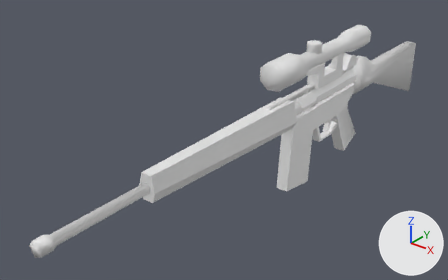
An edit to the Blender file v_skins/g3sg1/model.blend, drawn before and after from the same camera.
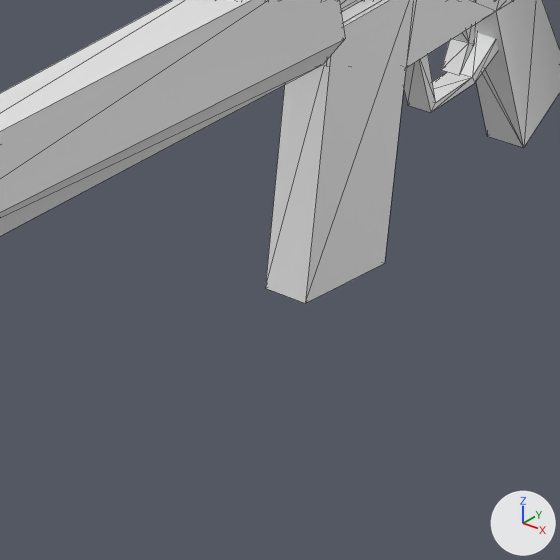
Each version appears first whole from a 50 mm lens placed at (18.57, -46.79, 18.33), pointed at (0.29, -23.95, 4.16), and next in a close-up on the part from 46% to 79% of the width and 40% to 92% of the height. The axes (+X, +Y, +Z) are drawn at lower right. The lights are the same throughout. The older version's two pictures come first. The close-ups show mesh edges as thin lines.

The first close-up shows 'f_g3sg1_template'.
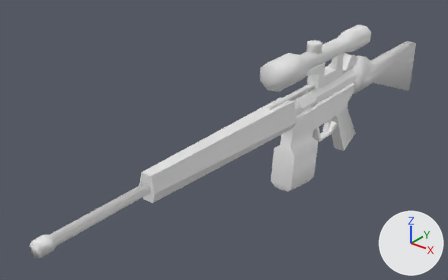
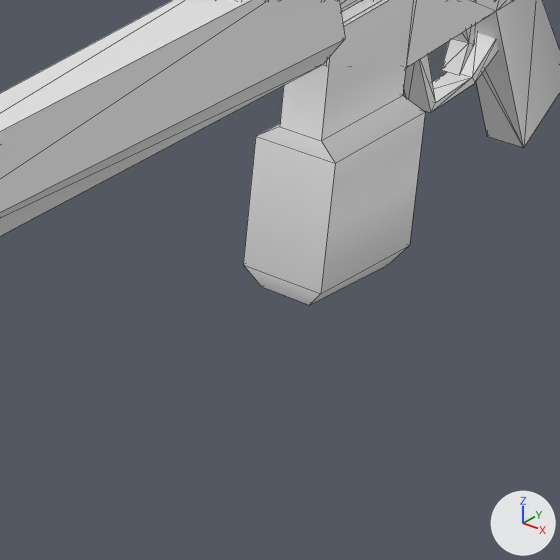
Diff of the bpy script that builds the scene:
```diff
--- a/v_skins/g3sg1/model.blend.py
+++ b/v_skins/g3sg1/model.blend.py
@@ me_f_g3sg1_template @@
 # used by ob_f_g3sg1_template; location = (0.0, 0.0, 0.0)
-me_f_g3sg1_template.from_pydata(...)  # 323 vertices, 545 faces, 1 loose edge; spans x 1.9..3.4, y -37.2..-6.1, z 0.9..8.8
+me_f_g3sg1_template.from_pydata(...)  # 335 vertices, 553 faces, 1 loose edge; spans x 1.9..3.4, y -37.2..-6.1, z 0.9..8.8
+# me_f_g3sg1_template part 1
+# 1 vertex is removed from x 2.4, y -22.0, z 1.2
+# 9 faces are deleted
+# 3 vertices move from x 2.4..3.1, y -22.0..-19.8, z 0.9..1.2 to x 2.3..3.1, y -22.0..-19.8, z 0.9..1.2
+# 13 vertices are added at x 2.1..3.4, y -22.1..-19.5, z 1.2..3.7
+# 17 new faces join them, mat_lowerbody_bmp (its picture is missing)
 me_f_g3sg1_template.materials.append(mat_body_bmp)
```

Location of each change, [x1, y1, x2, y2] in pixels of the close-ups (560 x 560 px):
'f_g3sg1_template', reshaped
    before: [0, 0, 560, 303]
    after: [0, 0, 560, 305]
part 1 of me_f_g3sg1_template, built on
    before: [265, 0, 413, 303]
    after: [243, 0, 425, 305]
